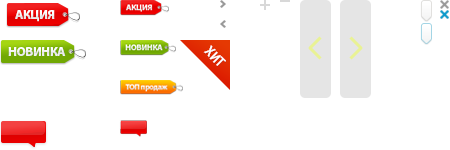
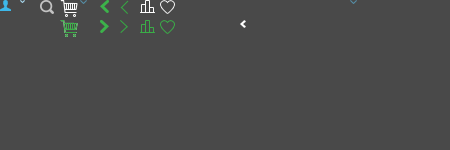
Comparing the layer stacks of the two (450, 150) images. Changes:
removed layer "ТОП продаж copy 2" over (120, 80, 183, 95)
removed layer "Новинка copy 2" over (120, 40, 176, 56)
removed layer "Акция copy 2" over (120, 0, 169, 16)
removed layer "-10% copy 2" over (117, 120, 148, 138)
removed layer "Layer 11" over (180, 40, 230, 90)
removed layer "Новинка copy" over (0, 40, 86, 65)
added layer "2" above "left arrow copy" over (120, 0, 129, 14)
added layer "left arrow copy" above "left arrow" over (100, 20, 109, 33)
added layer "left arrow" above "Shape 324" over (100, 0, 109, 13)
added layer "Shape 324" above "Shape 322 copy" over (80, 0, 357, 4)
added layer "Shape 322 copy" above "Shape 322" over (161, 1, 174, 13)
added layer "Shape 322" above "Rounded Rectangle 15 copy" over (161, 21, 174, 33)
added layer "Rounded Rectangle 15 copy" above "Rounded Rectangle 15" over (140, 0, 155, 13)
added layer "Rounded Rectangle 15" above "trolley copy 3" over (140, 20, 155, 33)
renamed "Акция copy" to "trolley copy 3", painted on it over (6, 3, 80, 37)
removed layer "-10% copy" over (0, 120, 48, 150)
removed layer "Layer 9" over (420, 23, 432, 45)
removed layer "Layer 10 copy" over (340, 0, 371, 98)
removed layer "Layer 10" over (300, 0, 331, 98)
removed layer "Layer 7" over (420, 0, 432, 22)
added layer "trolley copy 2" above "Search" over (60, 0, 78, 17)
added layer "Search" above "Shape 325" over (40, 0, 54, 14)
added layer "Rectangle 15" above "Layer 4 copy" over (0, 0, 11, 11)
showed "Background" over (0, 0, 450, 150)
…and 10 more changes (2 added, 8 removed)
